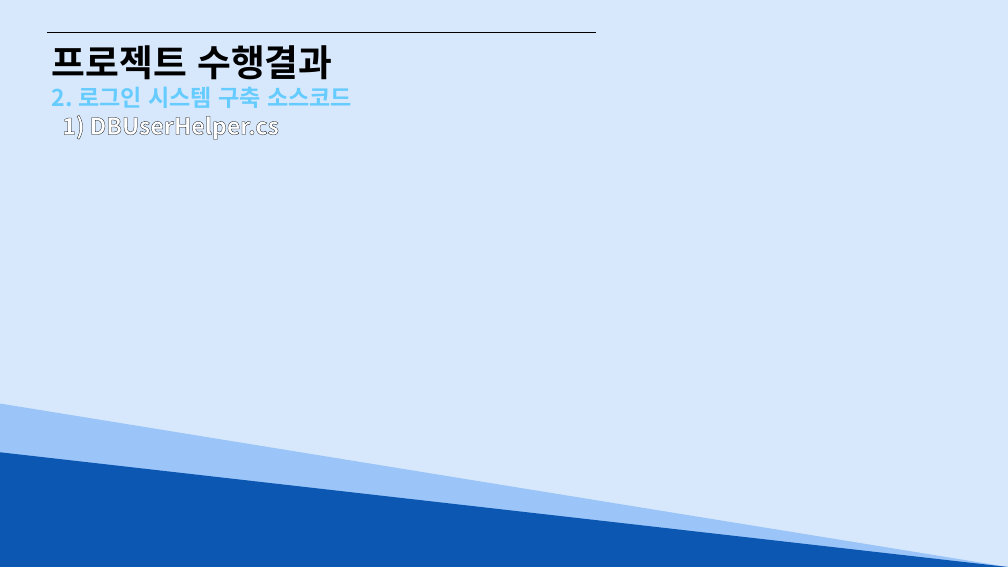
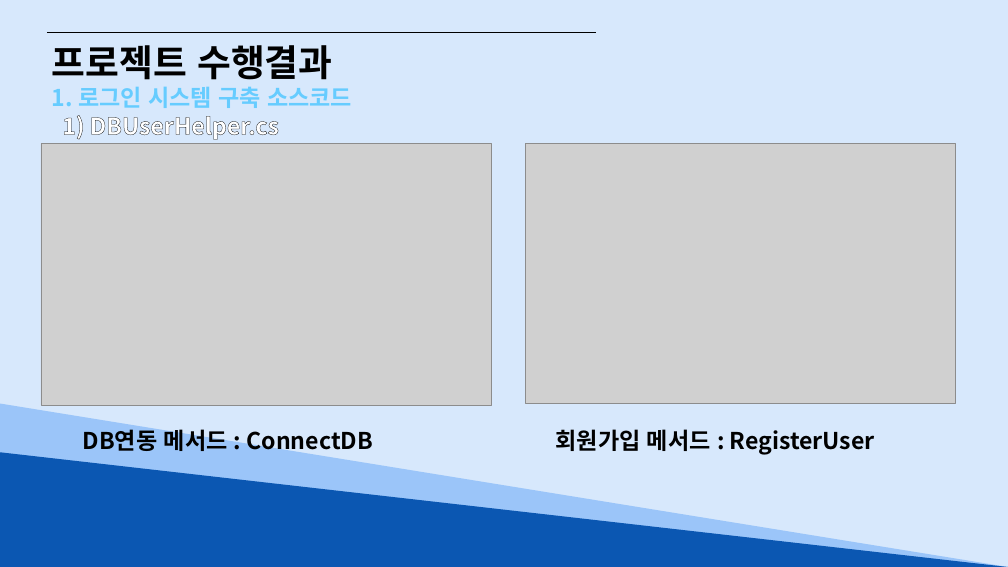
Before and after one commit to Hyno2/CSharpProject, a slide deck: slide 15 of 앉아써 팀(대구광역시 맛집데이터 조회시스템).pptx (slide 14 before the commit). Drawn at 1008x567 pixels with LibreOffice and Linux fonts; fonts in the diff are those of the drawing; grey boxes stand for pictures. Boxes give left, top, right and bottom in pixels: in the first picture for what was removed or moved away, otherwise in the second. Text is boxed around its words. In the diff, an @@ line names an element or a change of style, - is before the commit and + after.

```diff
--- a/앉아써 팀(대구광역시 맛집데이터 조회시스템).pptx
+++ b/앉아써 팀(대구광역시 맛집데이터 조회시스템).pptx
@@ text at <box>52,86,352,108</box>: text changed @@
-2. 로그인 시스템 구축 소스코드
+1. 로그인 시스템 구축 소스코드
@@ picture added at <box>41,144,492,405</box> @@
@@ picture added at <box>526,144,955,404</box> @@
@@ text added at <box>83,426,373,455</box>, 22 pt, text #000000, bold @@
+DB연동 메서드 : ConnectDB
@@ text added at <box>556,429,875,455</box>, 22 pt, text #000000, bold @@
+회원가입 메서드 : RegisterUser
```
Also in this commit, not shown: 12 other slides changed, 3 slides added, 14 slides removed, 2 other files.
